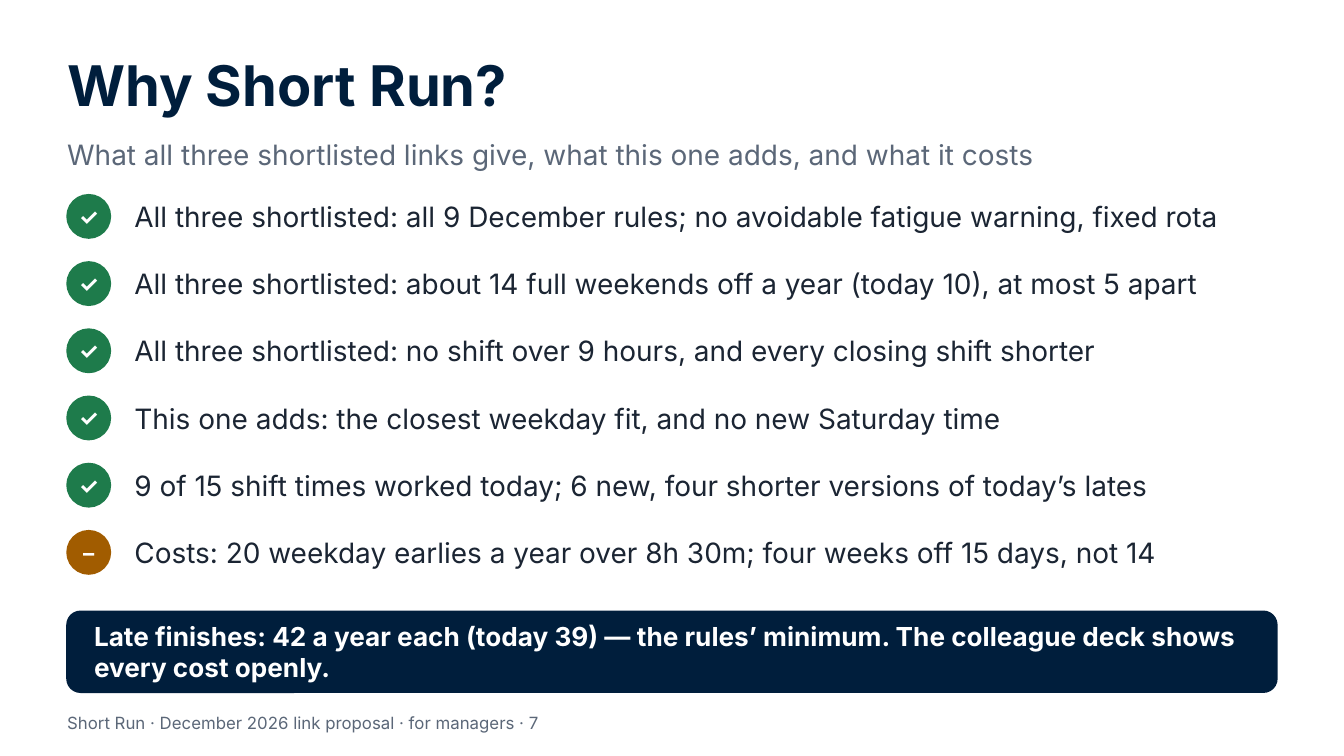
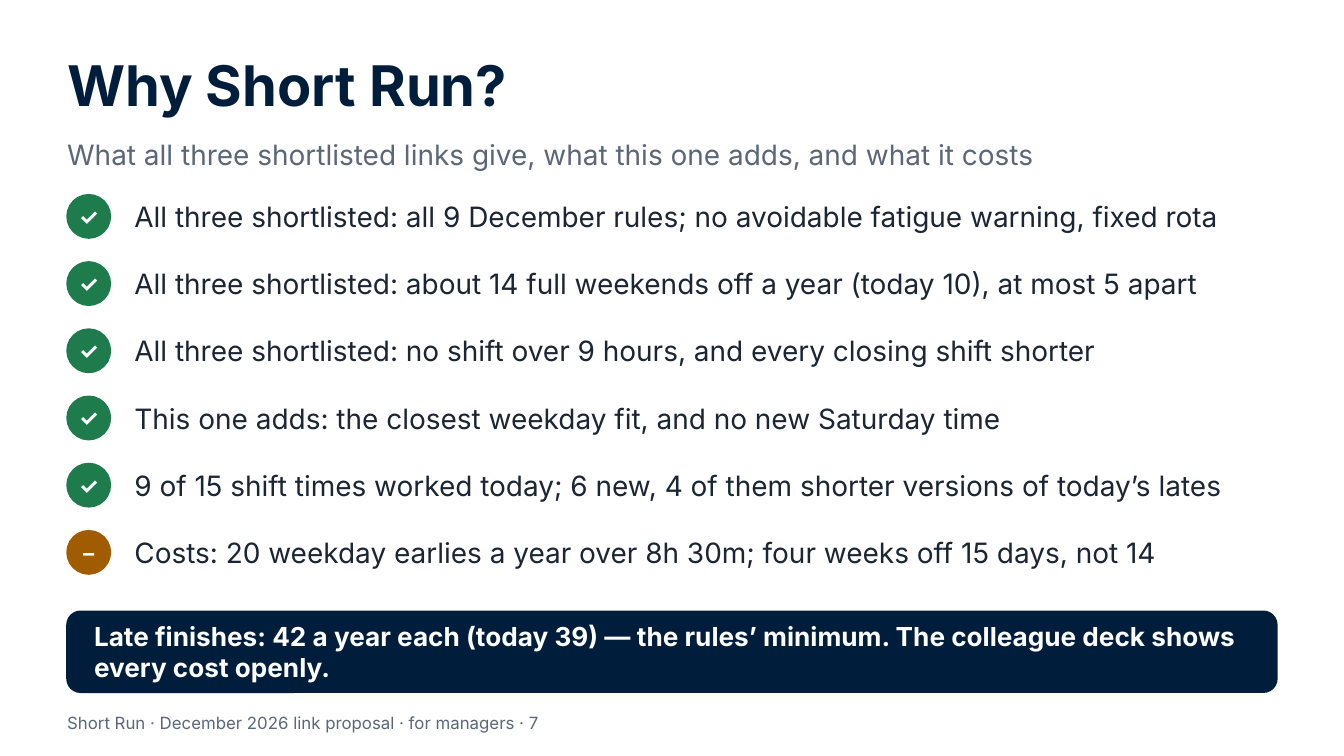
Before and after one commit to Garethdavidmiller/roster-app, a slide deck: slide 7 of docs/links-26/presentations/Short-Run-for-managers.pptx. Drawn at 1344x756 pixels with LibreOffice and Linux fonts; fonts in the diff are those of the drawing. Boxes give left, top, right and bottom in pixels: in the first picture for what was removed or moved away, otherwise in the second. Text is boxed around its words. In the diff, an @@ line names an element or a change of style, - is before the commit and + after.

```diff
--- a/docs/links-26/presentations/Short-Run-for-managers.pptx
+++ b/docs/links-26/presentations/Short-Run-for-managers.pptx
@@ text at (134,474,1221,502): text changed @@
-9 of 15 shift times worked today; 6 new, four shorter versions of today’s lates
+9 of 15 shift times worked today; 6 new, 4 of them shorter versions of today’s lates
```
Also in this commit, not shown: 3 other slides changed, 13 other files.
